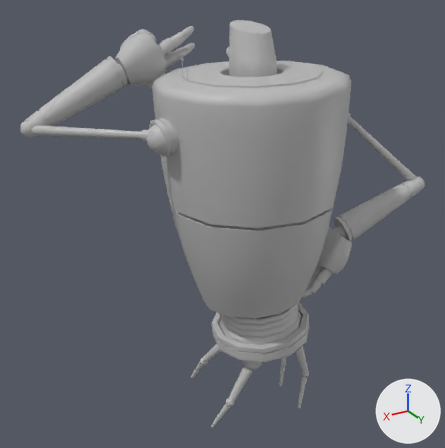
The FBX model Exported for Sketchfab/Robot_A_Dance.fbx as it was, and as the next commit left it.
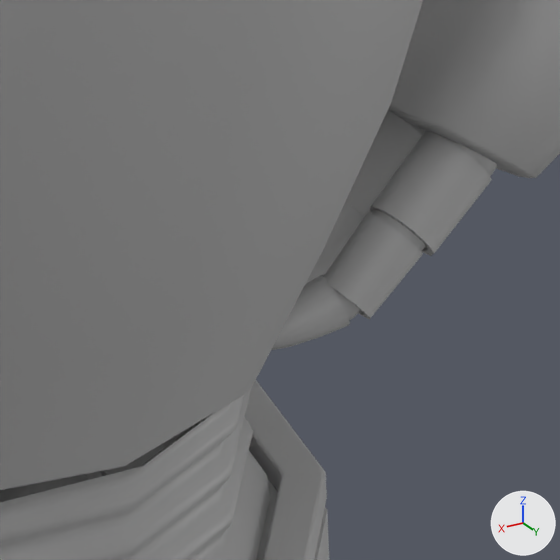
There are two pictures of each version: one whole from a 50 mm lens placed at (0.1223, 0.182, 0.1798), pointed at (0.0062, -0.0115, 0.083), one close up on the part from 59% to 77% of the width and 56% to 73% of the height. Every picture has the same lights, and +X, +Y and +Z are marked at lower right. Where no turn or scale is listed for an object, it has been applied to the vertices.

Before the edit, the objects in view are built like this:
```python
me_mesh_022 = bpy.data.meshes.new('Mesh.022')
me_mesh_022.from_pydata(...)  # 352 vertices, 352 faces; spans x -0.157..0.387, y -0.711..0.283, z -0.22..0.339
me_mesh_022.materials.append(mat_lambert1)  # grey #bcbcbc
me_mesh_027 = bpy.data.meshes.new('Mesh.027')
me_mesh_027.from_pydata(...)  # 352 vertices, 352 faces; spans x -0.239..0.229, y -0.702..0.086, z -0.247..0.259
me_mesh_027.materials.append(mat_lambert1)  # grey #bcbcbc
me_mesh_031 = bpy.data.meshes.new('Mesh.031')
me_mesh_031.from_pydata(...)  # 1237 vertices, 1062 faces; spans x -0.0184..0.0226, y -0.0204..0.0202, z 0.009..0.0249
me_mesh_031.materials.append(mat_lambert1)  # grey #bcbcbc
ob_hip_geo = bpy.data.objects.new('Hip_Geo', me_mesh_031)
ob_hip_geo.location = (-0.00722, 0.00072, 0.01964)
ob_r_finger_03_joint_01_geo = bpy.data.objects.new('R_Finger_03_Joint_01_Geo', me_mesh_022)
ob_r_finger_03_joint_01_geo.parent = ob_r_hand_geo
ob_r_finger_03_joint_01_geo.location = (-0.216, -1.781, 0.0795)
ob_r_finger_03_joint_01_geo.rotation_euler = (0.0, 0.0, 0.126)  # degrees (0, 0, 7.2)
ob_r_finger_04_joint_01_geo = bpy.data.objects.new('R_Finger_04_Joint_01_Geo', me_mesh_027)
ob_r_finger_04_joint_01_geo.parent = ob_r_hand_geo
ob_r_finger_04_joint_01_geo.location = (0.0504, -1.718, -0.414)
ob_r_finger_04_joint_01_geo.rotation_euler = (0.0, 0.0, 0.21)  # degrees (0, 0, 12)
# also in view: 'R_Finger_03_Joint_02_Geo' at (-0.0239, 0.0074, 0.0572); 'R_Finger_04_Joint_02_Geo' at (-0.0228, 0.0131, 0.0587); 'Torso_Geo' at (0.0008, -0.0006, 0.1001); 'R_Finger_04_Joint_03_Geo' at (-0.0188, 0.0125, 0.0563); 'R_FT_Thigh_Geo' at (-0.0189, -0.0081, 0.0255)
```
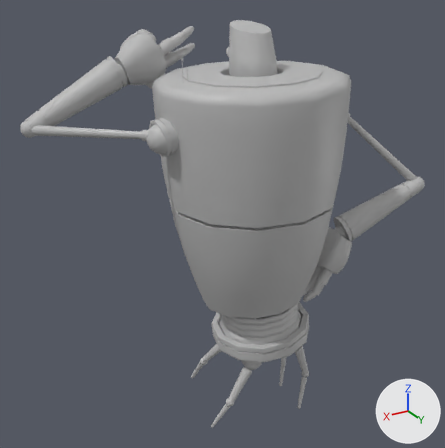
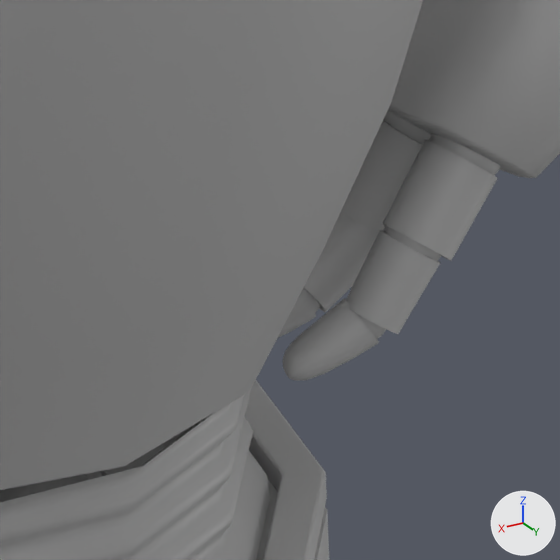
Pixel boxes [x1, y1, x2, y2] of what changed, in the close-ups (560 x 560 px):
'R_Finger_04_Joint_01_Geo', turned
    before: [370, 131, 497, 256]
    after: [382, 134, 500, 261]
'R_Finger_04_Joint_02_Geo', turned
    before: [324, 209, 425, 320]
    after: [346, 225, 441, 334]
'R_Finger_04_Joint_03_Geo', turned
    before: [271, 275, 360, 350]
    after: [283, 298, 386, 381]
'R_Finger_03_Joint_01_Geo', turned
    before: [346, 110, 426, 216]
    after: [341, 110, 431, 233]
'R_Finger_03_Joint_02_Geo', turned
    before: [306, 202, 365, 284]
    after: [304, 211, 378, 312]
'R_Finger_03_Joint_03_Geo', turned (not visible before)
    after: [278, 288, 320, 338]

What changed in the scene script:
```text
Change ob_r_finger_03_joint_01_geo:
    ob_r_finger_03_joint_01_geo.rotation_euler: (0.0, 0.0, 0.126) -> (0.0, 0.0, -0.0751)  # degrees (0, 0, 7.2) -> degrees (0, 0, -4.3)
Change ob_r_finger_04_joint_01_geo:
    ob_r_finger_04_joint_01_geo.rotation_euler: (0.0, 0.0, 0.21) -> (0.0, 0.0, -0.0105)  # degrees (0, 0, 12) -> degrees (0, 0, -0.6)
```
